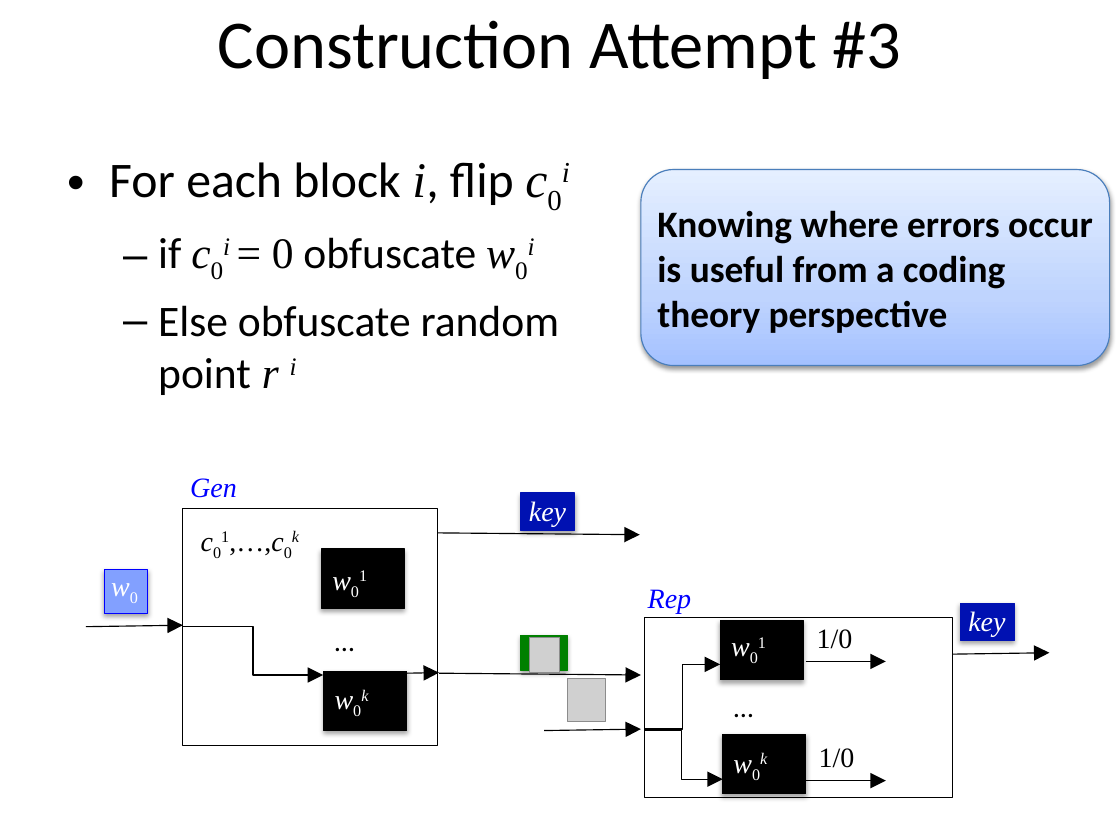
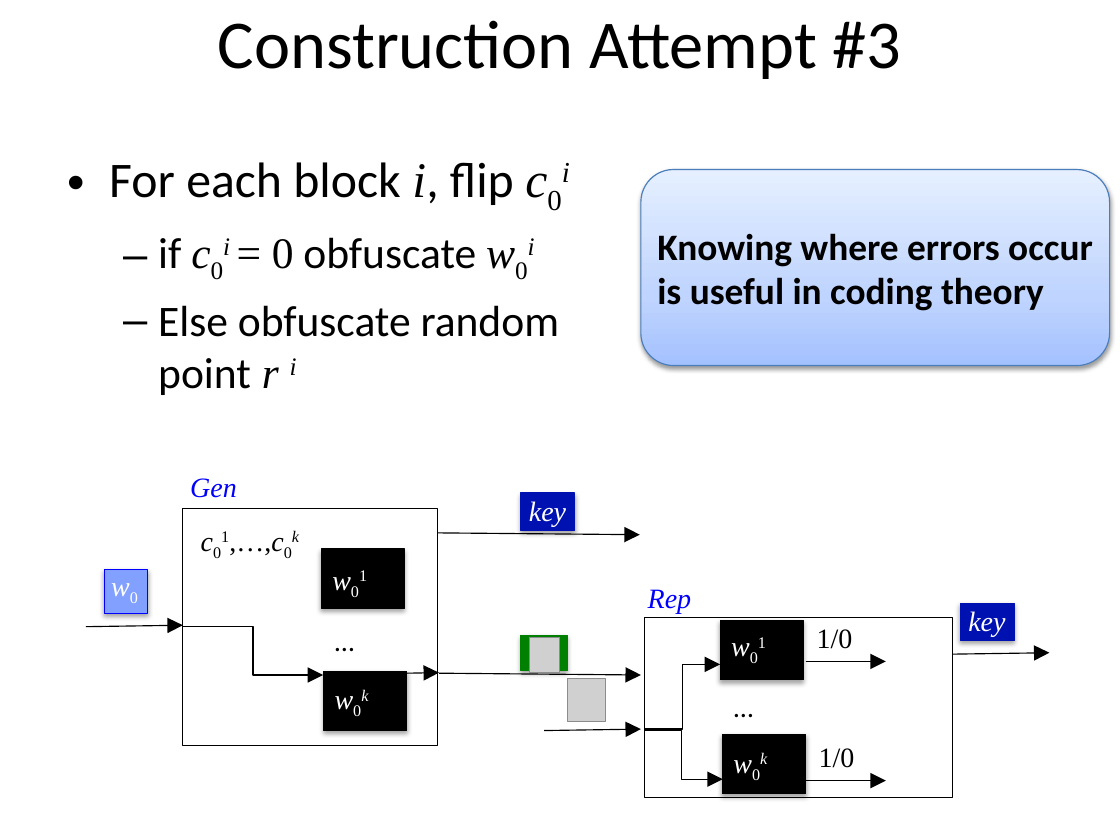
Before and after one commit to xianruimeng/comp-fuzzy-ext, a slide deck: slide 17 of constantRate/KeyDerivationWithNegativeUsable.pptx. Drawn at 1120x840 pixels with LibreOffice and Linux fonts; fonts in the diff are those of the drawing; grey boxes stand for pictures. Boxes give left, top, right and bottom in pixels: in the first picture for what was removed or moved away, otherwise in the second. Text is boxed around its words. In the diff, an @@ line names an element or a change of style, - is before the commit and + after.

Commit message:
added second construction to slides

```diff
--- a/constantRate/KeyDerivationWithNegativeUsable.pptx
+++ b/constantRate/KeyDerivationWithNegativeUsable.pptx
@@ text in rounded rectangle at [657,233,1093,311]: text changed @@
-Knowing where errors occur is useful from a coding theory perspective
+Knowing where errors occur is useful in coding theory
```
Also in this commit, not shown: 14 other slides changed, 11 slides added.
